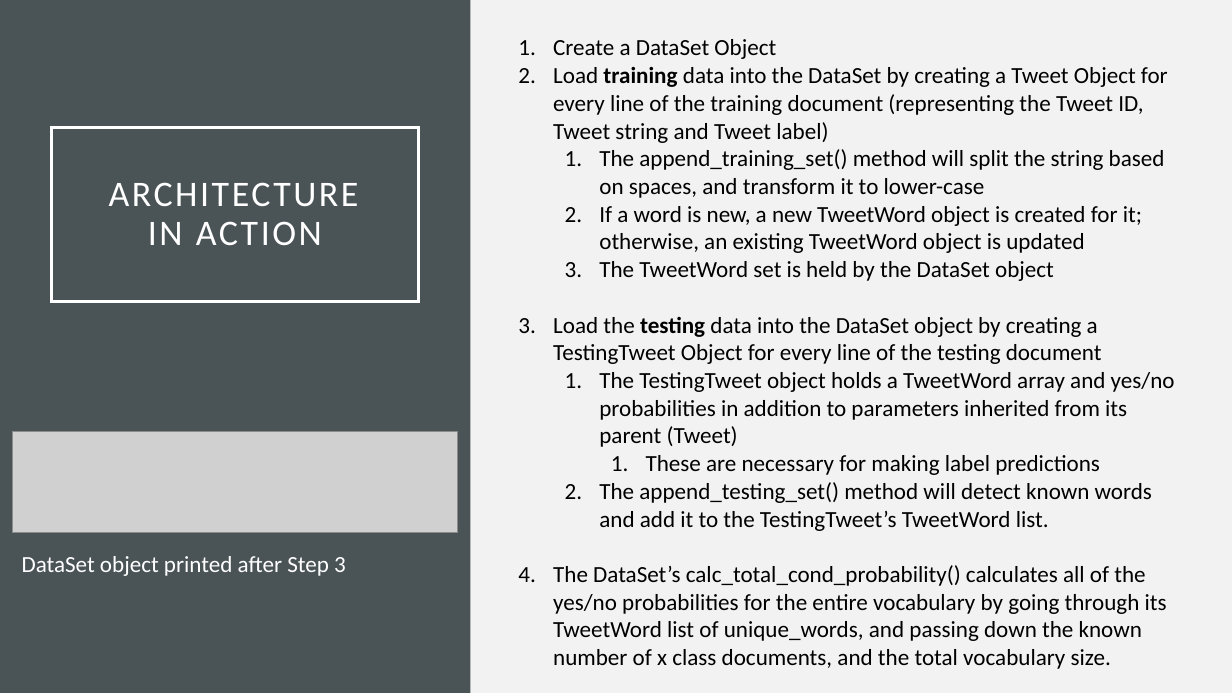
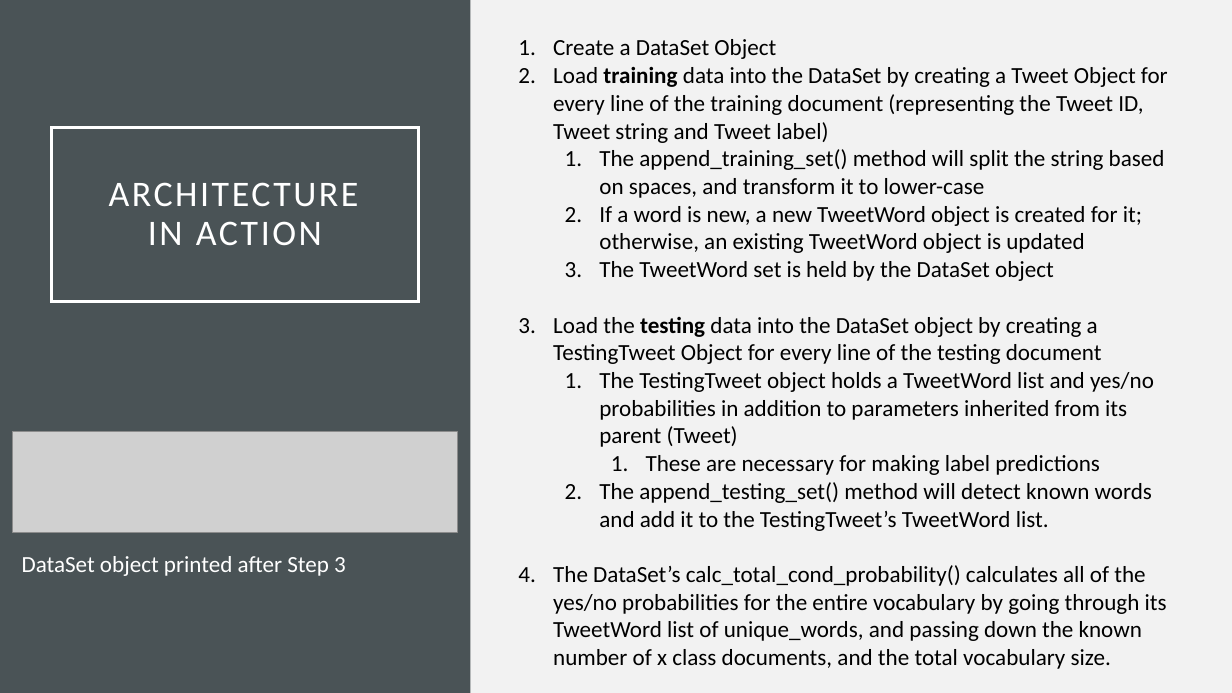
Before and after one commit to patnunes/COMP472, a slide deck: slide 3 of A3_Analysis.pptx. Drawn at 1232x693 pixels with LibreOffice and Linux fonts; fonts in the diff are those of the drawing; grey boxes stand for pictures. Boxes give left, top, right and bottom in pixels: in the first picture for what was removed or moved away, otherwise in the second. Text is boxed around its words. In the diff, an @@ line names an element or a change of style, - is before the commit and + after.

```diff
--- a/A3_Analysis.pptx
+++ b/A3_Analysis.pptx
@@ text at bbox=[599, 372, 1154, 447]: text changed @@
-  1. The TestingTweet object holds a TweetWord array and yes/no probabilities in addition to parameters inherited from its parent (Tweet)
+  1. The TestingTweet object holds a TweetWord list and yes/no probabilities in addition to parameters inherited from its parent (Tweet)
```
Also in this commit, not shown: 1 other slide changed, 3 other files.
